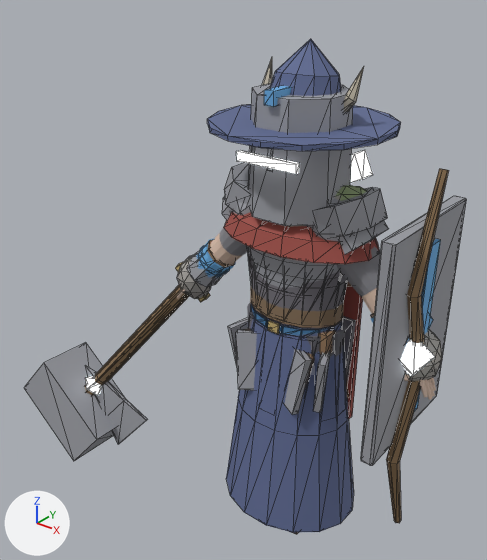
What one commit did to the glTF model art/creator/humanoid_slim/export/humanoid_slim_feminine.glb.
The view is the same before and after, from a 50 mm camera at (1.37, -2.07, 2.38) aimed at (-0.39, 0.14, 1.01). Lighting does not change. The marker at lower left points along +X, +Y and +Z. The first picture is the older version. Mesh edges are drawn as thin lines on the coarser meshes.

The first picture shows 'humanoid_slim_feminine.001', 'part.head.great_helm', 'part.head.wide_hat', 'part.offhand.bow', 'part.offhand.tower_shield', 'part.shoulders.mantle', 'part.shoulders.slabs', 'part.torso.breastplate', 'part.torso.coat', 'part.torso.robe', 'part.waist.tassets', 'part.weapon.maul' and 14 more.
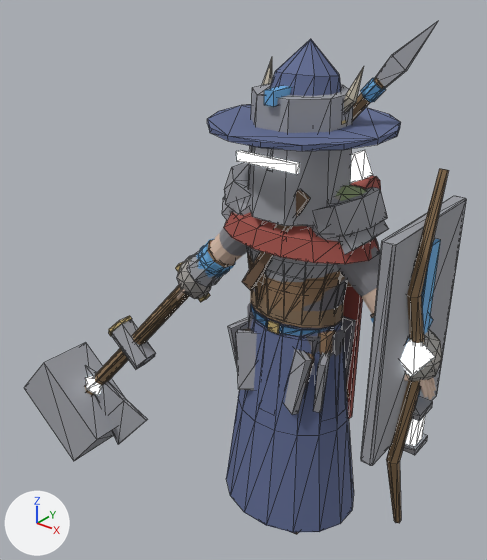
The change, as a list of edits to the scene's bpy script:
```text
Add me_part_weapon_spear:
    me_part_weapon_spear.from_pydata(...)  # 33 vertices, 54 faces; spans x -1.14..0.42, y -0.12..0.13, z 0.32..2.18
    # faces by material slot: [20, 14, 20]
    me_part_weapon_spear.materials.append(mat_cloth)
    me_part_weapon_spear.materials.append(mat_metal)
    me_part_weapon_spear.materials.append(mat_accent)
Add me_part_weapon_hammer:
    me_part_weapon_hammer.from_pydata(...)  # 36 vertices, 60 faces; spans x -1.093..-0.458, y -0.148..0.022, z 0.431..1.13
    # faces by material slot: [20, 40]
    me_part_weapon_hammer.materials.append(mat_cloth)
    me_part_weapon_hammer.materials.append(mat_metal)
Add me_part_torso_jerkin:
    me_part_torso_jerkin.from_pydata(...)  # 88 vertices, 160 faces; spans x -0.23..0.23, y -0.19..0.175, z 1.064..1.627
    # faces by material slot: [148, 12]
    me_part_torso_jerkin.materials.append(mat_cloth)
    me_part_torso_jerkin.materials.append(mat_metal)
Add me_part_offhand_lantern:
    me_part_offhand_lantern.from_pydata(...)  # 40 vertices, 64 faces; spans x 0.51..0.62, y -0.087..0.023, z 0.663..1.005
    # faces by material slot: [36, 28]
    me_part_offhand_lantern.materials.append(mat_metal)
    me_part_offhand_lantern.materials.append(mat_emissive)
Add me_part_back_backpack:
    me_part_back_backpack.from_pydata(...)  # 44 vertices, 76 faces; spans x -0.2..0.2, y 0.12..0.28, z 1.193..1.601
    me_part_back_backpack.materials.append(mat_cloth)
Add ob_part_weapon_spear:
    ob_part_weapon_spear = bpy.data.objects.new('part.weapon.spear', me_part_weapon_spear)
    ob_part_weapon_spear.location = (0.0, 0.0, 0.0)
Add ob_part_weapon_hammer:
    ob_part_weapon_hammer = bpy.data.objects.new('part.weapon.hammer', me_part_weapon_hammer)
    ob_part_weapon_hammer.location = (0.0, 0.0, 0.0)
Add ob_part_torso_jerkin:
    ob_part_torso_jerkin = bpy.data.objects.new('part.torso.jerkin', me_part_torso_jerkin)
    ob_part_torso_jerkin.location = (0.0, 0.0, 0.0)
Add ob_part_offhand_lantern:
    ob_part_offhand_lantern = bpy.data.objects.new('part.offhand.lantern', me_part_offhand_lantern)
    ob_part_offhand_lantern.location = (0.0, 0.0, 0.0)
Add ob_part_back_backpack:
    ob_part_back_backpack = bpy.data.objects.new('part.back.backpack', me_part_back_backpack)
    ob_part_back_backpack.location = (0.0, 0.0, 0.0)
```

Changed parts and their boxes [x1, y1, x2, y2] in the pictures (487 x 560 px):
'part.torso.jerkin', added (brown)
    after: [242, 190, 345, 312]
'part.weapon.spear', added
    after: [352, 21, 438, 121]
    faces in mat_metal: [374, 21, 438, 89]
    faces in mat_accent: [361, 78, 386, 103]
    faces in mat_cloth: [352, 78, 384, 121]
'part.weapon.hammer', added
    after: [108, 316, 156, 370]
'part.offhand.lantern', added
    after: [403, 396, 433, 455]
    faces in mat_metal: [403, 396, 433, 455]
    faces in mat_emissive: [405, 415, 426, 446]
'part.back.backpack', added
    after: [350, 175, 381, 190]
